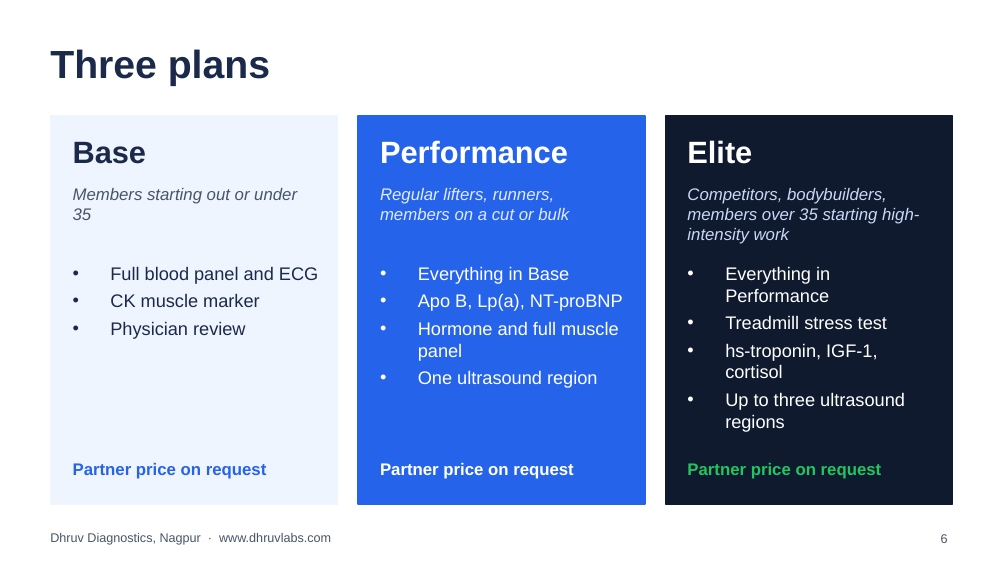
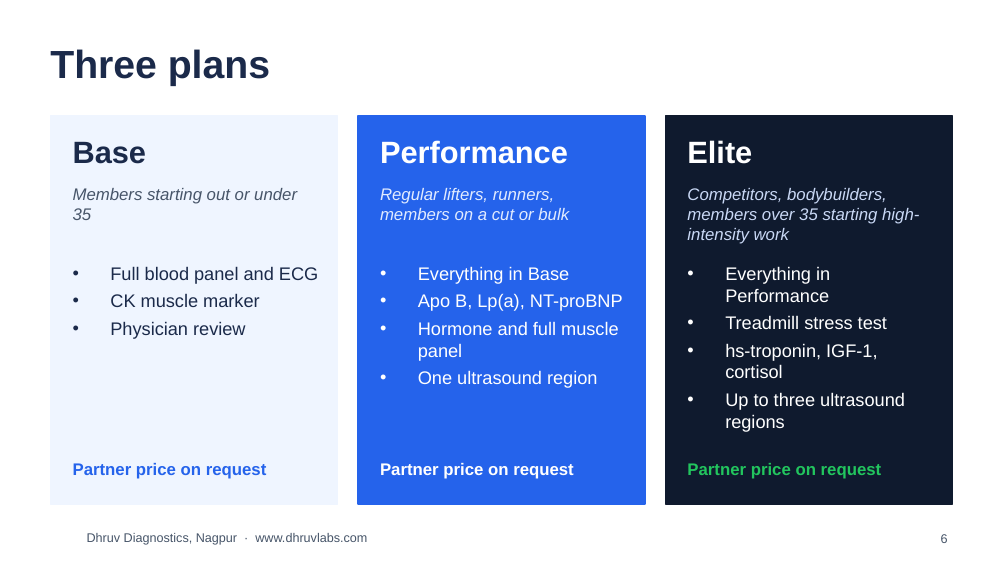
Before and after one commit to Ani6/BlisteringBlockchain, a slide deck: slide 6 of dhruv-athlete-healthcheck/Dhruv_Athlete_Checkup_Gym_Partner_Deck.pptx. Drawn at 1008x567 pixels with LibreOffice and Linux fonts; fonts in the diff are those of the drawing; background and template pictures are left out. Boxes give left, top, right and bottom in pixels: in the first picture for what was removed or moved away, otherwise in the second. Text is boxed around its words. In the diff, an @@ line names an element or a change of style, - is before the commit and + after.

```diff
--- a/dhruv-athlete-healthcheck/Dhruv_Athlete_Checkup_Gym_Partner_Deck.pptx
+++ b/dhruv-athlete-healthcheck/Dhruv_Athlete_Checkup_Gym_Partner_Deck.pptx
@@ text "Dhruv Diagnostics, Nagpur · www.dhruvlabs.com": place and size @@
-text "Dhruv Diagnostics, Nagpur · www.dhruvlabs.com" at bbox=[50, 533, 331, 545]
+text "Dhruv Diagnostics, Nagpur · www.dhruvlabs.com" at bbox=[87, 533, 367, 545]
```
Also in this commit, not shown: 10 other slides changed, 16 other files.
